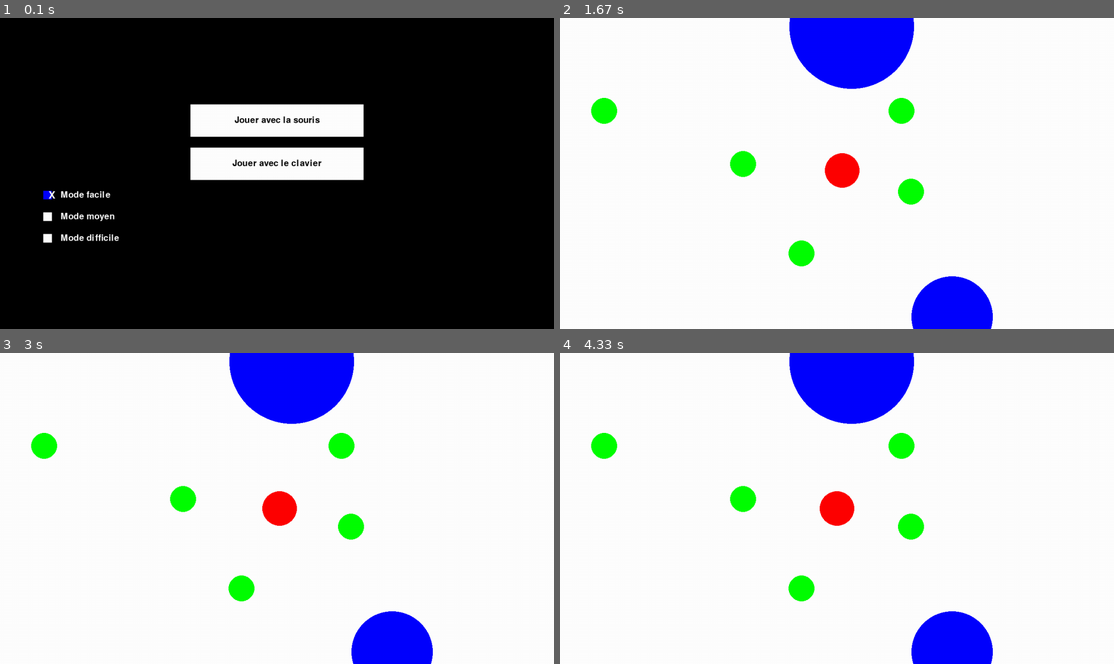
Above: before the commit, frames 1-4 (two rows, left to right).
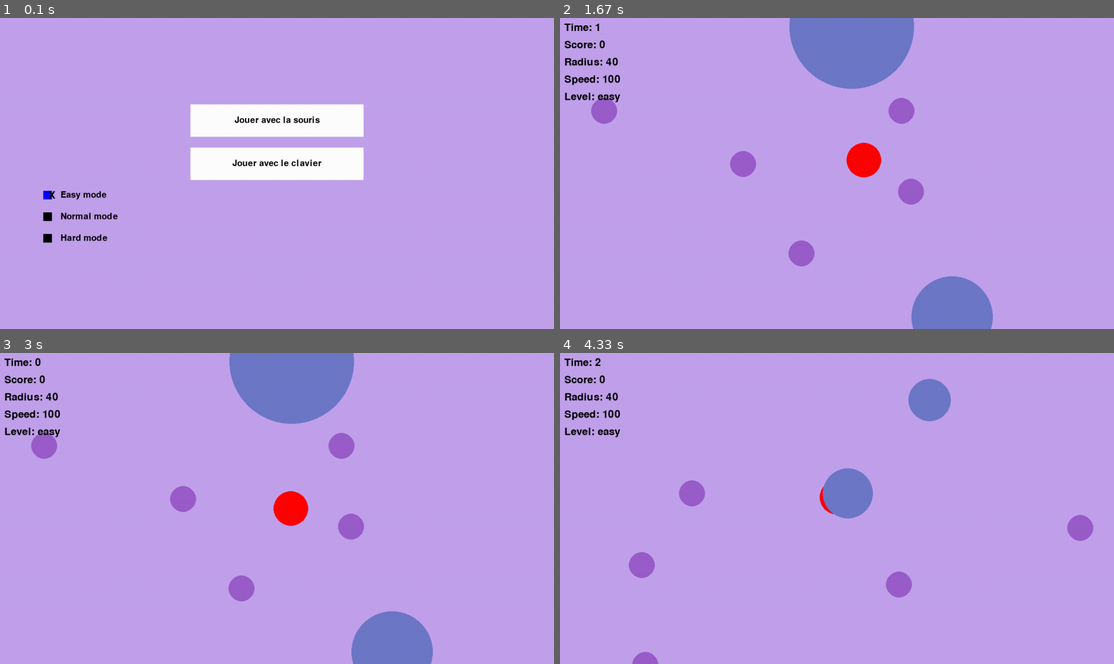
Above: after the commit, the same moments.

Repository: B2-Info-23-24/agarpyo-b2-b-AlexNbl27
Game: pygame game, started from App/main.py
Two runs of this game, one before a commit and one after it. Both use one fixed random seed, a clock stepped at 60 frames per second and the inputs below.
Inputs (mouse positions are in pixels of both pictures, inside the frame that each line leads up to):
- Up to frame 1 (0.1 s): no input
- Up to frame 2 (1.67 s): click (837, 173) at 0.38 s; hold Right 0.67-1.13 s; move the mouse to (837, 195) at 0.7 s; hold Up 1.17-1.47 s; hold Right from 1.5 s (still down)
- Up to frame 3 (3 s): release Right at 1.97 s; hold Left 2-2.53 s; hold Down 2.57-2.87 s; hold Left from 2.9 s (still down)
- Up to frame 4 (4.33 s): release Left at 3.3 s; click (837, 461) at 3.78 s, where only the run after the commit has a clickable "Retourner à l'accueil"; click (837, 455) at 4.12 s, where only the run after the commit has a clickable "Jouer avec la souris"

The runs differ from the first frame. In frame 1, 94% of the frame differs, in the area x 0-100%, y 0-100%; in frame 2, 100%; in frame 3, 100%; in frame 4, 100%.

Commit message:
Implement scores + Updates + Fix bugs

Diff:
--- a/App/checkboxes.py
+++ b/App/checkboxes.py
@@ -15,10 +15,10 @@
         if self.selected:
             pygame.draw.rect(self.surface, (0, 0, 255), self.rect)
         else:
-            pygame.draw.rect(self.surface, (255, 255, 255), self.rect)
+            pygame.draw.rect(self.surface, (0,0,0), self.rect)
 
         check_symbol = 'X' if self.selected else ''  # Display 'X' if selected, else ''
-        check_surface = self.check_font.render(check_symbol, True, (255, 255, 255))
+        check_surface = self.check_font.render(check_symbol, True, (0,0,0))
         check_rect = check_surface.get_rect(center=(self.rect.left + 20, self.rect.centery))  # Adjust position
 
         text_surface = self.font.render(self.text, True, self.text_color)
--- a/App/food.py
+++ b/App/food.py
@@ -5,7 +5,7 @@
 class Food(Object):
     def __init__(self, screen):
         _radius = 30
-        _color = (0, 255, 0)
+        _color = (154, 93, 202)
         _x = random.randint(2*_radius, screen.get_width() - 2*_radius)
         _y = random.randint(2*_radius, screen.get_height() + 2*_radius)
         super().__init__(_radius, _color, _x, _y)
--- a/App/game.py
+++ b/App/game.py
@@ -1,4 +1,6 @@
+from math import floor
 import pygame
+from recap_game import RecapGame
 from my_pygame import MyPygame
 from settings import Settings
 from trap import Trap
@@ -20,18 +22,64 @@
         self.nb_foods = 5
         self.nb_traps = 2
         self.adapt_level()
+        self.start_time = pygame.time.get_ticks()
+        # self.total_time = 120000
+        self.total_time = 3000
 
-    def play(self):
+    def run(self):
         while self.game_running:
-            self.screen.fill("white")
+            self.screen.fill((194, 161, 236))
             self.create_foods()
             self.create_traps()
             self.render_objects()
             self.player.move(self)
             self.game_running = self.pygame_event()
+            self.diplay_timer()
+            self.display_score()
+            self.display_radius()
+            self.display_speed()
+            self.display_level()
             pygame.display.flip()
 
     # ==== Subfunctions ==== #
+
+    def diplay_timer(self):
+        elapsed_time = pygame.time.get_ticks() - self.start_time
+        if(elapsed_time >= self.total_time):
+            self.game_running = False
+            recap = RecapGame(score = self.player.get_score(), screen = self.screen)
+            recap.run()
+        else:
+            remaining_time = max((self.total_time - elapsed_time) // 1000, 0)
+            font = pygame.font.Font(None, 36)  # Police de caractères et taille
+            text_surface = font.render(f"Time: {remaining_time}", True, ((0,0,0)))  # Couleur rouge
+            text_rect = text_surface.get_rect(topleft=(10, 10))  # Position en haut à gauche
+            self.screen.blit(text_surface, text_rect)
+
+    def display_score(self):
+        font = pygame.font.Font(None, 36)
+        text_surface = font.render(f"Score: {floor(self.player.get_score())}", True, ((0,0,0)))
+        text_rect = text_surface.get_rect(topleft=(10, 50))
+        self.screen.blit(text_surface, text_rect)
+
+    def display_radius(self):
+        font = pygame.font.Font(None, 36)
+        text_surface = font.render(f"Radius: {floor(self.player.get_radius())}", True, ((0,0,0)))
+        text_rect = text_surface.get_rect(topleft=(10, 90))
+        self.screen.blit(text_surface, text_rect)
+
+    def display_speed(self):
+        font = pygame.font.Font(None, 36)
+        text_surface = font.render(f"Speed: {floor(self.player.get_speed())}", True, ((0,0,0)))
+        text_rect = text_surface.get_rect(topleft=(10, 130))
+        self.screen.blit(text_surface, text_rect)
+
+    def display_level(self):
+        font = pygame.font.Font(None, 36)
+        text_surface = font.render(f"Level: {self.get_key_from_value(self.alllevels, self.level)}", True, (0,0,0))
+        text_rect = text_surface.get_rect(topleft=(10, 170))
+        self.screen.blit(text_surface, text_rect)
+
     def create_foods(self):
         while(len(self.foods) < self.nb_foods):
             _food = Food(self.screen)
--- a/App/main.py
+++ b/App/main.py
@@ -4,4 +4,4 @@
 
 if __name__ == '__main__':
     menu = Menu()
-    menu.menu()
+    menu.run()
--- a/App/menu.py
+++ b/App/menu.py
@@ -16,18 +16,18 @@
         self.buttons = []
         self.groupCheckboxes = MyCheckboxesGroup()
         self.create_button()
-        self.menu()
+        self.run()
 
-    def menu(self):
+    def run(self):
         while self.menu_running:
-            self.screen.fill((0, 0, 0))
+            self.screen.fill((194, 161, 236))
             self.render_menu()
             self.menu_running = self.pygame_event(self.buttons, self.groupCheckboxes)
             if isinstance(self.menu_running, Button):
                 self.getSettings()
                 self.menu_running = False
                 game = Game(self.level_selected, self.mode)
-                game.play()
+                game.run()
                 self.menu_running = True
 
     def getSettings(self):
@@ -35,11 +35,11 @@
             self.mode = 1
         elif(self.menu_running.text == "Jouer avec le clavier"):
             self.mode = 2
-        if(self.groupCheckboxes.get_selected() == "Mode facile"):
+        if(self.groupCheckboxes.get_selected() == "Easy mode"):
             self.level_selected = 2
-        elif(self.groupCheckboxes.get_selected() == "Mode moyen"):
+        elif(self.groupCheckboxes.get_selected() == "Normal mode"):
             self.level_selected = 3
-        elif(self.groupCheckboxes.get_selected() == "Mode difficile"):
+        elif(self.groupCheckboxes.get_selected() == "Hard mode"):
             self.level_selected = 4
 
     def create_button(self):
@@ -51,11 +51,11 @@
         self.buttons.append(button1)
         button2 = Button(self.screen, (self.screen.get_width() - button_width) // 2, 300, button_width, button_height, button_color, "Jouer avec le clavier", (0, 0, 0), font)
         self.buttons.append(button2)
-        checkbox1 = MyCheckbox(self.screen, 100, 400, 20, 20, True, "Mode facile", (255, 255, 255), font)
+        checkbox1 = MyCheckbox(self.screen, 100, 400, 20, 20, True, "Easy mode", (0,0,0), font)
         self.groupCheckboxes.checkboxes.append(checkbox1)
-        checkbox2 = MyCheckbox(self.screen, 100, 450, 20, 20, False, "Mode moyen", (255, 255, 255), font)
+        checkbox2 = MyCheckbox(self.screen, 100, 450, 20, 20, False, "Normal mode", (0,0,0), font)
         self.groupCheckboxes.checkboxes.append(checkbox2)
-        checkbox3 = MyCheckbox(self.screen, 100, 500, 20, 20, False, "Mode difficile", (255, 255, 255), font)
+        checkbox3 = MyCheckbox(self.screen, 100, 500, 20, 20, False, "Hard mode", (0,0,0), font)
         self.groupCheckboxes.checkboxes.append(checkbox3)
 
     def render_menu(self):
--- a/App/my_pygame.py
+++ b/App/my_pygame.py
@@ -10,7 +10,7 @@
         self.screen_height = 720
         self.screen = pygame.display.set_mode((self.screen_width, self.screen_height))
         self.clock = pygame.time.Clock()
-        self.dt = self.clock.tick(60) / 5000
+        self.dt = self.clock.tick(60) / 1000
 
     def pygame_event(self, *args):
         event_running = True
--- a/App/player.py
+++ b/App/player.py
@@ -1,3 +1,4 @@
+from math import floor
 import pygame
 from object import Object
 
@@ -34,6 +35,12 @@
     def get_score(self):
         return self.score
 
+    def get_speed(self):
+        return self.speed
+
+    def get_radius(self):
+        return self.radius
+
     def move(self, game):
         if(game.mode == game.allmodes["mouse"]):
             self.move_to_mouse(game)
@@ -44,14 +51,18 @@
         self.colisions(game)
 
     def teleport(self, screen):
-        if(self.x > screen.get_width()):
+        # Left
+        if(self.x < 0):
+            self.x = screen.get_width() - 1
+        # Right
+        elif(self.x > screen.get_width() - 1):
             self.x = 0
-        if(self.x < 0):
-            self.x = screen.get_width()
-        if(self.y > screen.get_height()):
+        # Up
+        elif(self.y < 0):
+            self.y = screen.get_height() - 1
+        # Down
+        elif(self.y > screen.get_height() - 1):
             self.y = 0
-        if(self.y < 0):
-            self.y = screen.get_height()
 
     def colisions(self, game):
         for trap in game.traps:
@@ -76,11 +87,22 @@
         if keys[pygame.K_DOWN]:
             self.y += self.speed * dt
 
+    # ==== Mouse mode ==== #
+
     def move_to_mouse(self, game):
         mouse_x, mouse_y = pygame.mouse.get_pos()
+        angle = self.get_angle(mouse_x, mouse_y)
+        self.x += self.speed * game.dt * angle[0]
+        self.y += self.speed * game.dt * angle[1]
+
+    def get_angle(self, mouse_x, mouse_y):
         dx = mouse_x - self.x
         dy = mouse_y - self.y
-        distance = (dx**2 + dy**2)**0.5 # T'as vu je connais pythagore
-        if distance > 0:
-            self.x += self.speed * dx / distance * game.dt
-            self.y += self.speed * dy / distance * game.dt
+        distance = (dx**2 + dy**2)**0.5 # T'as vu je connais Pythagore
+        if floor(distance) > 0:
+            dx /= distance
+            dy /= distance
+        else:
+            dx = 0
+            dy = 0
+        return dx, dy
--- /dev/null
+++ b/App/recap_game.py
@@ -0,0 +1,43 @@
+import pygame
+from button import Button
+from my_pygame import MyPygame
+
+class RecapGame(MyPygame):
+    def __init__(self, **kwargs):
+        super().__init__()
+        self.score = kwargs.get("score")
+        self.screen = kwargs.get("screen")
+        self.recap_running = True
+        _width = 400
+        _x = self.screen.get_width() // 2 - _width // 2
+        _y = self.screen.get_height() // 2 - _width // 3
+        self.buttons = [Button(self.screen, _x, _y, _width, 50, (0, 0, 255), "Retourner à l'accueil", (255, 255, 255), pygame.font.Font(None, 36))]
+
+    def run(self):
+        while self.recap_running:
+            self.screen.fill((194, 161, 236))
+            self.display_result()
+            for button in self.buttons:
+                button.draw()
+            self.recap_running = self.pygame_event(self.buttons)
+            if isinstance(self.recap_running, Button):
+                self.recap_running = False
+            pygame.display.flip()
+
+    def display_result(self):
+        font = pygame.font.Font(None, 36)
+
+        # Add a winning sentence based on the score
+        if self.score >= 80:
+            winning_sentence = "Congratulations! You did a great job!"
+        else:
+            winning_sentence = "You can do better! Try again!"
+
+        text_surface_score = font.render(f"Score: {self.score}", True, (0, 0, 0))
+        text_surface_winning = font.render(winning_sentence, True, (0, 0, 0))
+
+        text_rect_score = text_surface_score.get_rect(center=(self.screen.get_width() // 2, 100))
+        text_rect_winning = text_surface_winning.get_rect(center=(self.screen.get_width() // 2, 150))
+
+        self.screen.blit(text_surface_score, text_rect_score)
+        self.screen.blit(text_surface_winning, text_rect_winning)
--- a/App/settings.py
+++ b/App/settings.py
@@ -2,3 +2,9 @@
     def __init__(self) :
         self.allmodes = {"mouse": 1, "keyboard": 2}
         self.alllevels = {"easy": 2, "medium": 3, "hard": 4}
+
+    def get_key_from_value(self, dictionary, value):
+        for key, val in dictionary.items():
+            if val == value:
+                return key
+        return None
--- a/App/trap.py
+++ b/App/trap.py
@@ -5,7 +5,7 @@
 class Trap(Object):
     def __init__(self, screen):
         _radius = random.randint(40, 150)
-        _color = (0, 0, 255)
+        _color = (109, 120, 200)
         _x = random.randint(0, screen.get_width())
         _y = random.randint(0, screen.get_height())
         super().__init__(_radius, _color, _x, _y)
